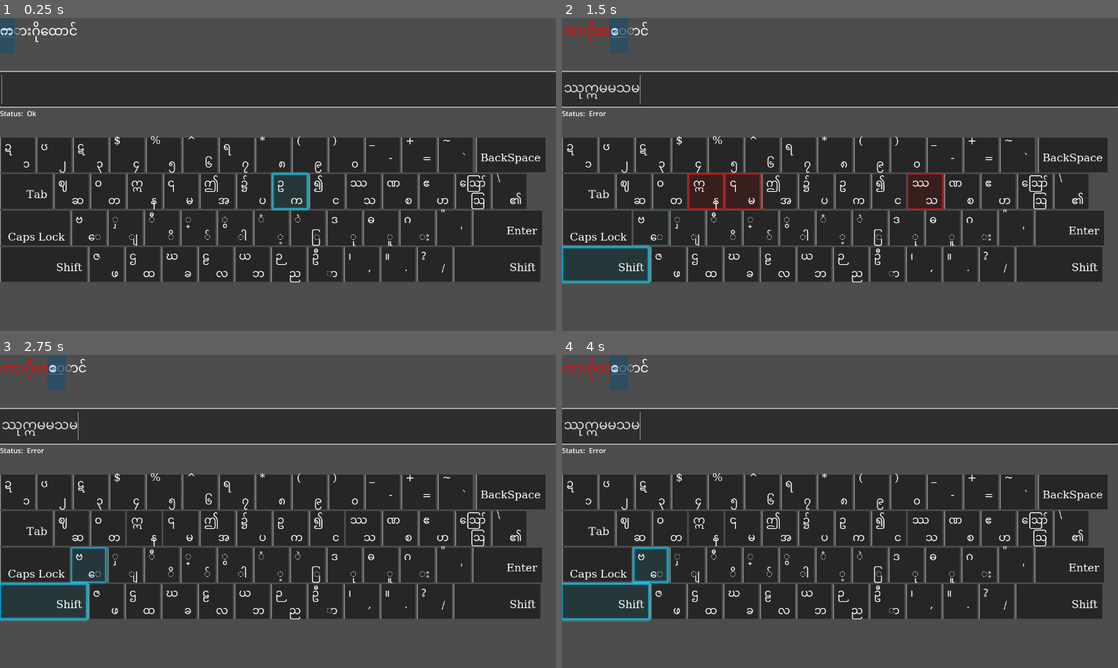
Above: before the commit, frames 1-4 (two rows, left to right).
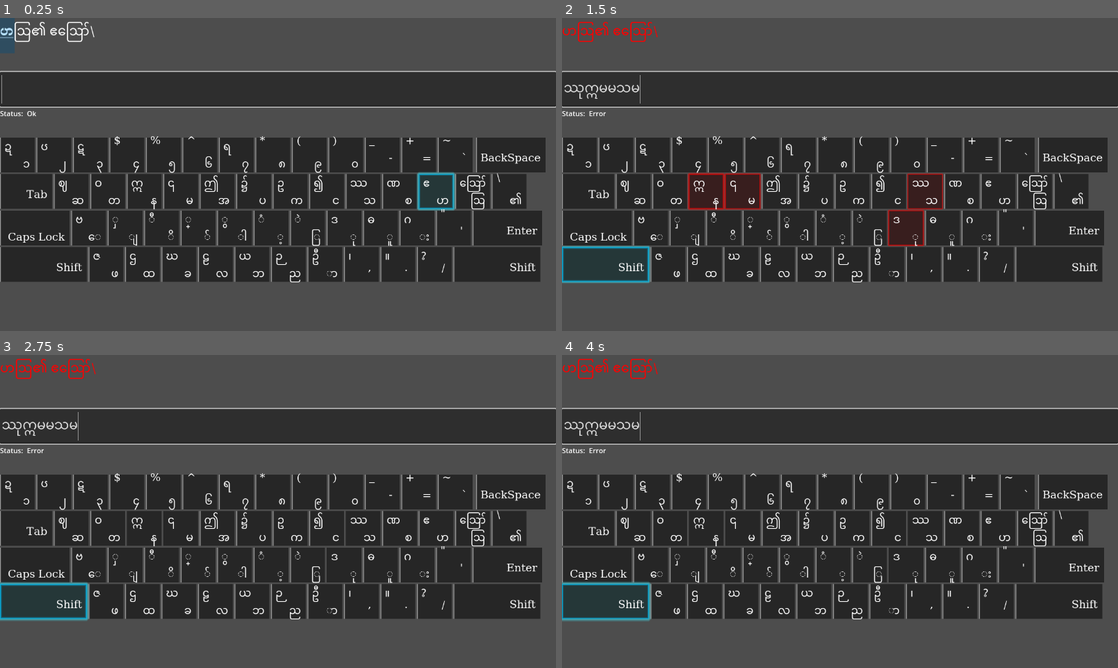
Above: after the commit, the same moments.

Repository: stmSi/Ultimate-Myanmar-Typing-Wizard
Game: Godot game, scene res://src/main.tscn
The game is run twice, just before and just after one commit, with the same random seed, the same clock (stepped at 60 frames per second) and the same inputs.
Inputs (mouse positions are in pixels of both pictures, inside the frame that each line leads up to):
- Up to frame 1 (0.25 s): no input
- Up to frame 2 (1.5 s): click (840, 89) at 0.52 s; type "Ok" at 0.6 s; type "Error" at 1.25 s
- Up to frame 3 (2.75 s): tap Enter at 2 s
- Up to frame 4 (4 s): no input

The runs differ from the first frame. In frame 1, 0.9% of the frame differs, in the area x 0-82%, y 1-62%; in frame 2, 1.0%; in frame 3, 0.9%; in frame 4, 1.1%, in the area x 0-59%, y 0-84%.

Commit message:
fixed: backslash, brackets

Diff:
--- a/src/Autoload/EngToMMConverter.gd
+++ b/src/Autoload/EngToMMConverter.gd
@@ -6,11 +6,24 @@
 			return [true, "ဂ"]
 		return [true, "း"]
 
+	elif eng_char.begins_with("BackSl"):
+		eng_char = "\\"
+		if use_shift:
+			return [true, "\\"]
+
+	elif eng_char.begins_with('BracketL'):
+		eng_char = "["
+	elif eng_char.begins_with('BracketR'):
+		eng_char = "]"
+#		if use_shift:
+#			return [true, "း"]
+
 	var use_mm_chars = GlobalHardCoded.mm_chars
 	if use_shift:
 		use_mm_chars = GlobalHardCoded.mm_shift_chars
 
-	var idx = GlobalHardCoded.eng_shift_chars.find(eng_char)
+	var idx = GlobalHardCoded.eng_chars.to_upper().find(eng_char)
+
 	if idx ==  -1:
 		return [false, eng_char]
 	return [true, use_mm_chars[idx]]
--- a/src/Autoload/GlobalHardCoded.gd
+++ b/src/Autoload/GlobalHardCoded.gd
@@ -1,9 +1,9 @@
 extends Node
 
-var texts_location: String = "res://Texts"
-var basic_lessons_location: String = "res://Texts/Lessons/Basic"
-var intermediate_lessons_location: String = "res://Texts/Lessons/Intermediate"
-var advanced_lessons_location: String = "res://Texts/Lessons/Advanced"
+var texts_location: String = "./Texts"
+var basic_lessons_location: String = "./Texts/Lessons/Basic"
+var intermediate_lessons_location: String = "./Texts/Lessons/Intermediate"
+var advanced_lessons_location: String = "./Texts/Lessons/Advanced"
 
 var eng_chars = "`1234567890-=qwertyuiop[]\\asdfghjkl;'zxcvbnm,./"
 
--- a/src/Keyboard/keyboard.gd
+++ b/src/Keyboard/keyboard.gd
@@ -9,10 +9,14 @@
 @onready var l_shift: KeyButton = $VBoxContainer/zxcvb/LShift
 @onready var r_shift: KeyButton = $VBoxContainer/zxcvb/RShift
 
+var ignored_keycodes = [
+	'Backspace',
+	'Delete',
+	'Simicolon',
+]
 
 func _ready() -> void:
 	EventBus.current_char_changed.connect(self._on_current_char_changed)
-
 
 func _on_new_key_node_added(key_name, node) -> void:
 	key_node_mapping[key_name] = node
@@ -30,11 +34,12 @@
 			keycode_str,
 			event.shift_pressed
 		)[1] ### [Success, Char]
+		print('converted: ' + converted_char)
 
 
 		if len(converted_char) > 1: # Shift/Alt/Ctrl
-			### Allow 'Backkspace' and 'Delete'
-			if converted_char != "Backspace" and converted_char != "Delete" and converted_char != "Simicolon":
+			### Allow 'Backkspace', 'Delete', etc..
+			if ignored_keycodes.find(converted_char) == -1:
 				return
 
 		if current_char == converted_char:
@@ -94,3 +99,16 @@
 	r_shift.reset_animation()
 	pending_shift_node = null
 	pass
+
+
+
+func _on_1234567890_new_key_node_added(key_name, node) -> void:
+	pass # Replace with function body.
+
+
+func _on_asdfgh_new_key_node_added(key_name, node) -> void:
+	pass # Replace with function body.
+
+
+func _on_zxcvb_new_key_node_added(key_name, node) -> void:
+	pass # Replace with function body.
Not shown, changed: Texts/Lessons/Basic/001.txt
Not shown, added: export_presets.cfg
Not shown, changed: .gitignore
Not shown, added: build/Typing-Trainer.build
